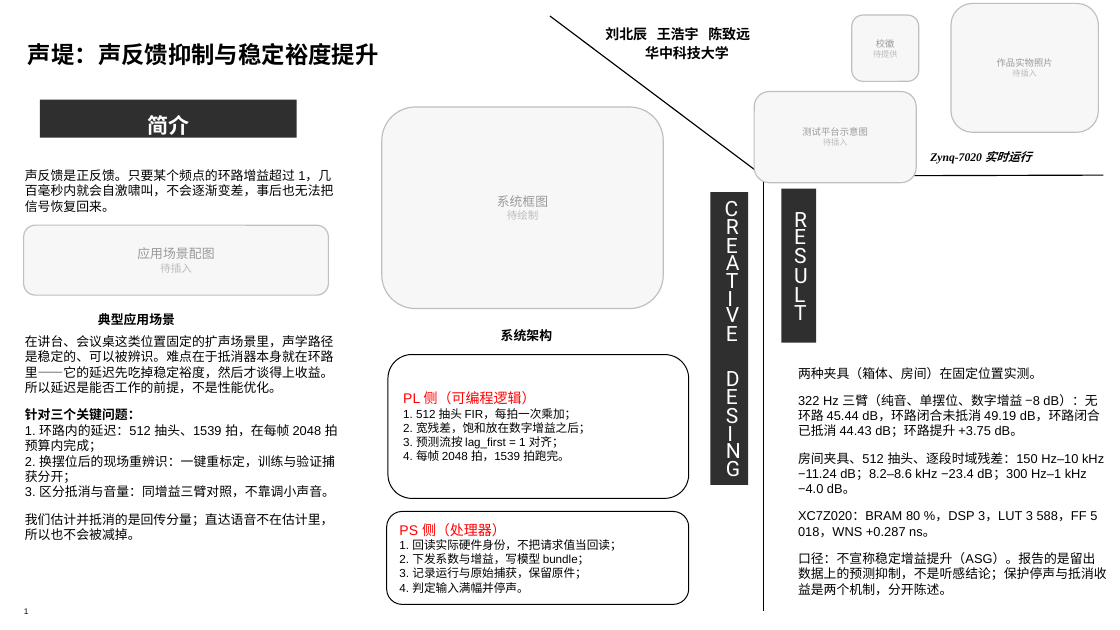
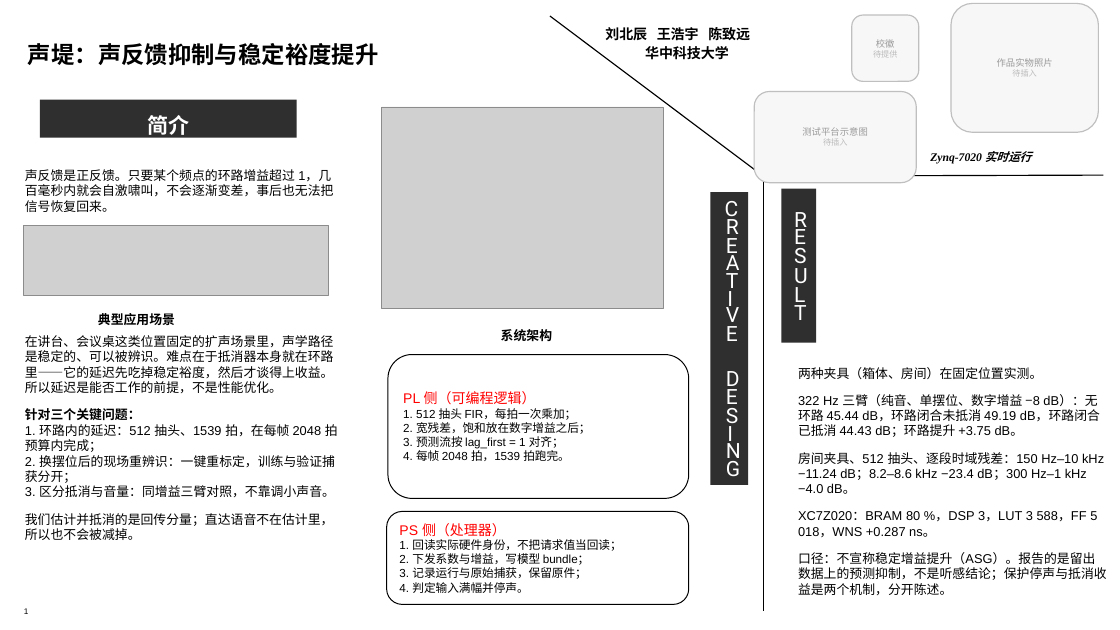
Before and after one commit to cu616/ShengDi_PYNQ_Feedback_Suppression, a slide deck: slide 1 of materials/final/poster-hush-cn.pptx. Drawn at 1120x630 pixels with LibreOffice and Linux fonts; fonts in the diff are those of the drawing; grey boxes stand for pictures; background and template pictures are left out. Boxes give left, top, right and bottom in pixels: in the first picture for what was removed or moved away, otherwise in the second. Text is boxed around its words. In the diff, an @@ line names an element or a change of style, - is before the commit and + after.

Commit message:
[B] 海报补系统框图与三场景条，中英各一套
改了什么：
- 新增系统框图 fig-system-block（HTML/SVG 源 + 1200×859 PNG），中英各一版：
  麦克风 → 相减 → ×g → Codec → 音箱；FIR 从播放信号 u[n] 预测回传，
  底部橙色虚线是房间反馈 β。英文版单独出一张，避免英文海报里混排中文。
- 新增场景条 fig-app-scenes（1200×275，4.36:1）：阶梯教室 / 会议室 / 报告厅
  三格并排，各带中英标签。模板那个位置原本是五张小图加箭头串起来的，同思路。
- 两张海报把「系统框图」「应用场景配图」两个占位框换成实图，位置尺寸沿用占位框。

怎么验的：PowerPoint 导出 1920×1080 逐版看——文字不贴框线、
反馈弧两端接住框底、三格等高对齐、标签居中、无残留水印。

没做什么：校徽、测试平台示意图、作品实物照片仍是占位框。
场景图是 AI 生成的示意图，不是实拍，海报里不宣称是现场照片。

```diff
--- a/materials/final/poster-hush-cn.pptx
+++ b/materials/final/poster-hush-cn.pptx
@@ rounded rectangle removed at [382,107,664,308] @@
-系统框图
-待绘制
@@ picture added at [382,107,664,308] @@
@@ rounded rectangle removed at [24,225,329,295] @@
-应用场景配图
-待插入
@@ picture added at [24,225,329,295] @@
```
Also in this commit, not shown: 11 other files.
